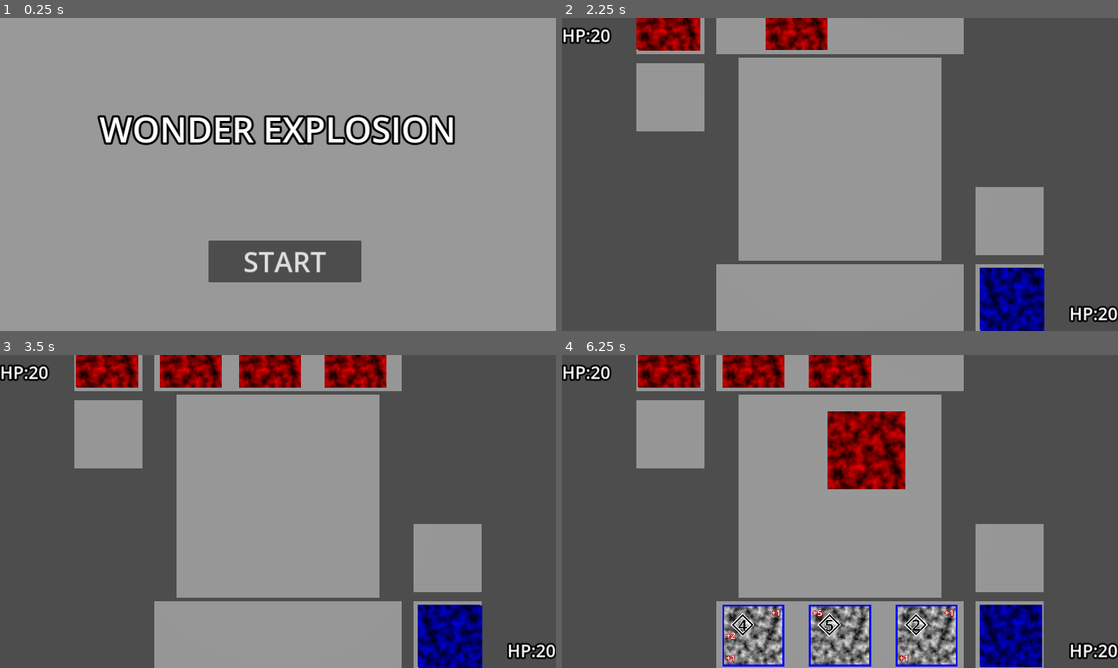
Above: before the commit, frames 1-4 (two rows, left to right).
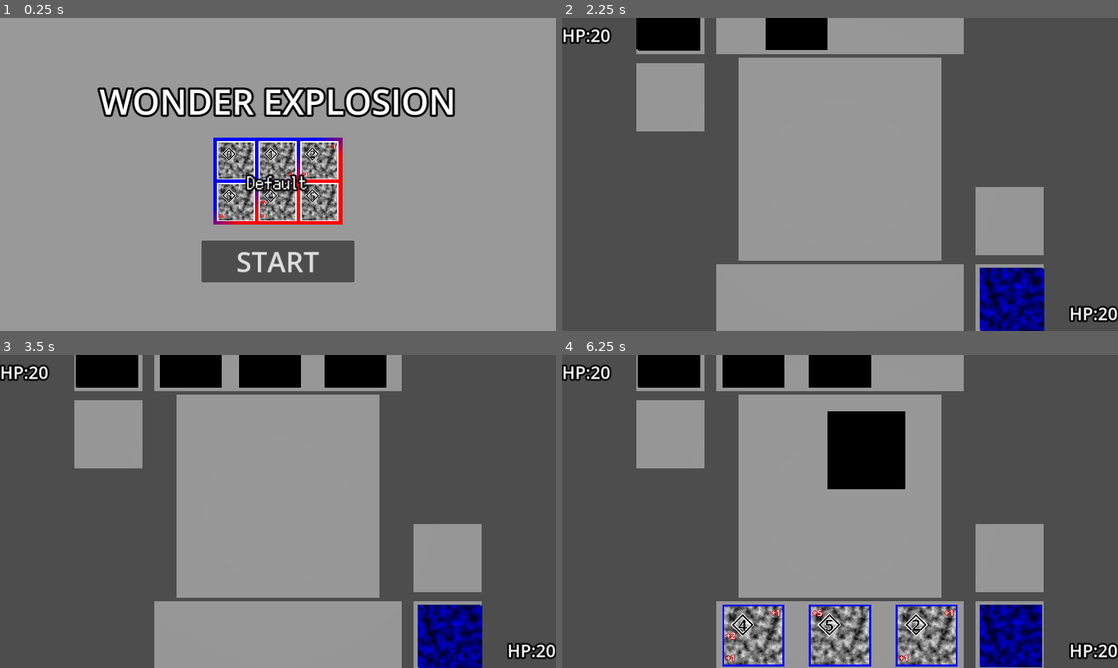
Above: after the commit, the same moments.

Repository: Juna-Idler/WonderExplosion
Game: Godot game, scene res://main.tscn
Two runs of this game, one before a commit and one after it. Both use one fixed random seed, a clock stepped at 60 frames per second and the inputs below.
Inputs (mouse positions are in pixels of both pictures, inside the frame that each line leads up to):
- Up to frame 1 (0.25 s): no input
- Up to frame 2 (2.25 s): click (840, 180) at 0.52 s; click (595, 30) at 1.25 s, where only the run after the commit has a clickable "BACK"; click "START" at 2 s
- Up to frame 3 (3.5 s): move the mouse to (400, 495) at 2.77 s; click (400, 495) at 2.92 s
- Up to frame 4 (6.25 s): drag from (728, 527) to (812, 574) at 3.52 s; move the mouse to (895, 442) at 4.27 s; click (895, 442) at 4.42 s; drag from (812, 574) to (673, 464) at 5.02 s; move the mouse to (1006, 558) at 5.77 s; click (1006, 558) at 5.92 s

The runs differ from the first frame. In frame 1, 14% of the frame differs, in the area x 17-82%, y 22-85%; in frame 2, 2.3%; in frame 3, 4.6%; in frame 4, 7.0%.

Commit message:
デッキ編集をできるように

Diff:
--- a/arrow.gd
+++ /dev/null
@@ -1,21 +0,0 @@
-@tool
-
-extends Node3D
-
-@onready var mesh_instance_3d := $MeshInstance3D
-
-
-
-
-# Called when the node enters the scene tree for the first time.
-func _ready():
-	var material := mesh_instance_3d.get_active_material(0) as StandardMaterial3D
-	material.albedo_texture = $SubViewport.get_texture()
-	pass # Replace with function body.
-
-
-func set_origin_and_target(origin : Vector3,target : Vector3):
-	scale.z = (target - origin).length()
-	position = (origin + target) / 2
-	look_at(target)
-	pass
--- a/build/build.gd
+++ b/build/build.gd
@@ -1,7 +1,10 @@
 extends Panel
 
+signal back_button_pressed
+signal request_save(deck : Deck)
+
 const DRAGGABLE_ITEM = preload("res://build/draggable_item.tscn")
-const CARD_TEXTURE = preload("res://match/card_texture.tscn")
+const CARD_TEXTURE = preload("res://card/card_texture.tscn")
 
 @onready var item_list : ItemList = %ItemList
 
@@ -13,12 +16,14 @@
 @onready var deck_list : GridContainer = %DeckList
 
 @onready var mover : TextureRect = %Mover
+@onready var deck_name = %DeckName
+
+@onready var primary_color = %PrimaryColor
+@onready var secondary_color = %SecondaryColor
 
 
 # Called when the node enters the scene tree for the first time.
 func _ready():
-	var deck := Deck.new("no name",[1,2,3,4,5,6],Color.BLUE,Color.RED)
-	initialize(deck)
 	pass # Replace with function body.
 
 
@@ -37,17 +42,22 @@
 	item_list.select(1)
 	initialize_pack_card_list(1)
 
+	for c in deck_list.get_children():
+		deck_list.remove_child(c)
+		c.queue_free()
 	for d in deck.cards:
 		deck_list.add_child(create_draggable_item(d))
+
+	primary_color.color = deck.primary_color
+	secondary_color.color = deck.secondary_color
 
 
 func get_texture(id : int):
 	if not card_textures.has(id):
 		var data := Global.card_list.get_card_data(id)
-		var card_data := Mechanics.CardData.new(data.id,data.power,data.arrows)
 		var texture := CARD_TEXTURE.instantiate()
 		add_child(texture)
-		texture.initialize(card_data,Color.WHITE,null,false)
+		texture.initialize(data,Color.WHITE,null,false)
 		card_textures[id] = texture.get_texture()
 	return card_textures[id]
 
@@ -126,3 +136,20 @@
 	mover.hide()
 	_self.modulate.a = 1.0
 	pass
+
+
+
+func _on_back_button_pressed():
+	back_button_pressed.emit()
+
+
+func _on_save_button_pressed():
+	if deck_list.get_child_count() != 6:
+		return
+	var cards : Array[int] = []
+	for c in deck_list.get_children():
+		cards.append(c.get_meta("card_id"))
+	var p_color : Color = primary_color.color
+	var s_color : Color = secondary_color.color
+	var deck := Deck.new(deck_name.text,cards,p_color,s_color)
+	request_save.emit(deck)
--- a/build/build.tscn
+++ b/build/build.tscn
@@ -1,6 +1,10 @@
-[gd_scene load_steps=2 format=3 uid="uid://dodisf11p0r2g"]
+[gd_scene load_steps=4 format=3 uid="uid://dodisf11p0r2g"]
 
 [ext_resource type="Script" path="res://build/build.gd" id="1_xo1ub"]
+[ext_resource type="FontFile" uid="uid://djqpighd30oc5" path="res://font/PixelMplus12-Regular.ttf" id="2_tda1v"]
+
+[sub_resource type="StyleBoxFlat" id="StyleBoxFlat_jp8n0"]
+bg_color = Color(0.223529, 0.223529, 0.223529, 1)
 
 [node name="Build" type="Panel"]
 anchors_preset = 15
@@ -8,41 +12,77 @@
 anchor_bottom = 1.0
 grow_horizontal = 2
 grow_vertical = 2
+theme_override_styles/panel = SubResource("StyleBoxFlat_jp8n0")
 script = ExtResource("1_xo1ub")
 
-[node name="HBoxContainer" type="HBoxContainer" parent="."]
+[node name="MarginContainer" type="MarginContainer" parent="."]
 layout_mode = 1
 anchors_preset = 15
 anchor_right = 1.0
 anchor_bottom = 1.0
-offset_left = 16.0
-offset_top = 72.0
-offset_right = -16.0
-offset_bottom = -15.0
 grow_horizontal = 2
 grow_vertical = 2
+theme_override_constants/margin_left = 8
+theme_override_constants/margin_top = 8
+theme_override_constants/margin_right = 8
+theme_override_constants/margin_bottom = 8
 
-[node name="ItemList" type="ItemList" parent="HBoxContainer"]
+[node name="VBoxContainer" type="VBoxContainer" parent="MarginContainer"]
+layout_mode = 2
+theme_override_constants/separation = 8
+
+[node name="Header" type="HBoxContainer" parent="MarginContainer/VBoxContainer"]
+layout_mode = 2
+size_flags_vertical = 4
+theme_override_constants/separation = 32
+
+[node name="BackButton" type="Button" parent="MarginContainer/VBoxContainer/Header"]
+custom_minimum_size = Vector2(128, 48)
+layout_mode = 2
+theme_override_font_sizes/font_size = 24
+text = "BACK"
+
+[node name="DeckName" type="LineEdit" parent="MarginContainer/VBoxContainer/Header"]
 unique_name_in_owner = true
 layout_mode = 2
 size_flags_horizontal = 3
-theme_override_font_sizes/font_size = 40
+theme_override_fonts/font = ExtResource("2_tda1v")
+theme_override_font_sizes/font_size = 24
+text = "DECK_NAME"
+alignment = 1
+
+[node name="SaveButton" type="Button" parent="MarginContainer/VBoxContainer/Header"]
+custom_minimum_size = Vector2(128, 48)
+layout_mode = 2
+theme_override_font_sizes/font_size = 24
+text = "SAVE"
+
+[node name="HBoxContainer" type="HBoxContainer" parent="MarginContainer/VBoxContainer"]
+layout_mode = 2
+size_flags_vertical = 3
+
+[node name="ItemList" type="ItemList" parent="MarginContainer/VBoxContainer/HBoxContainer"]
+unique_name_in_owner = true
+layout_mode = 2
+size_flags_horizontal = 3
+theme_override_fonts/font = ExtResource("2_tda1v")
+theme_override_font_sizes/font_size = 24
 text_overrun_behavior = 0
 
-[node name="ScrollContainer" type="ScrollContainer" parent="HBoxContainer"]
+[node name="ScrollContainer" type="ScrollContainer" parent="MarginContainer/VBoxContainer/HBoxContainer"]
 layout_mode = 2
 size_flags_horizontal = 6
 horizontal_scroll_mode = 0
 vertical_scroll_mode = 2
 
-[node name="MarginContainer" type="MarginContainer" parent="HBoxContainer/ScrollContainer"]
+[node name="MarginContainer" type="MarginContainer" parent="MarginContainer/VBoxContainer/HBoxContainer/ScrollContainer"]
 layout_mode = 2
 theme_override_constants/margin_left = 4
 theme_override_constants/margin_top = 4
 theme_override_constants/margin_right = 4
 theme_override_constants/margin_bottom = 4
 
-[node name="PackList" type="GridContainer" parent="HBoxContainer/ScrollContainer/MarginContainer"]
+[node name="PackList" type="GridContainer" parent="MarginContainer/VBoxContainer/HBoxContainer/ScrollContainer/MarginContainer"]
 unique_name_in_owner = true
 custom_minimum_size = Vector2(440, 440)
 layout_mode = 2
@@ -52,15 +92,15 @@
 theme_override_constants/v_separation = 4
 columns = 3
 
-[node name="MarginContainer" type="MarginContainer" parent="HBoxContainer"]
+[node name="MarginContainer" type="MarginContainer" parent="MarginContainer/VBoxContainer/HBoxContainer"]
 layout_mode = 2
 theme_override_constants/margin_left = 8
 theme_override_constants/margin_right = 8
 
-[node name="VBoxContainer" type="VBoxContainer" parent="HBoxContainer/MarginContainer"]
+[node name="VBoxContainer" type="VBoxContainer" parent="MarginContainer/VBoxContainer/HBoxContainer/MarginContainer"]
 layout_mode = 2
 
-[node name="DeckList" type="GridContainer" parent="HBoxContainer/MarginContainer/VBoxContainer"]
+[node name="DeckList" type="GridContainer" parent="MarginContainer/VBoxContainer/HBoxContainer/MarginContainer/VBoxContainer"]
 unique_name_in_owner = true
 custom_minimum_size = Vector2(296, 448)
 layout_mode = 2
@@ -69,30 +109,21 @@
 theme_override_constants/v_separation = 8
 columns = 2
 
-[node name="HBoxContainer" type="HBoxContainer" parent="HBoxContainer/MarginContainer/VBoxContainer"]
+[node name="HBoxContainer" type="HBoxContainer" parent="MarginContainer/VBoxContainer/HBoxContainer/MarginContainer/VBoxContainer"]
 layout_mode = 2
 size_flags_vertical = 3
 
-[node name="PrimaryColor" type="ColorPickerButton" parent="HBoxContainer/MarginContainer/VBoxContainer/HBoxContainer"]
+[node name="PrimaryColor" type="ColorPickerButton" parent="MarginContainer/VBoxContainer/HBoxContainer/MarginContainer/VBoxContainer/HBoxContainer"]
 unique_name_in_owner = true
 layout_mode = 2
 size_flags_horizontal = 3
 color = Color(0, 0, 1, 1)
 
-[node name="SecondaryColor" type="ColorPickerButton" parent="HBoxContainer/MarginContainer/VBoxContainer/HBoxContainer"]
+[node name="SecondaryColor" type="ColorPickerButton" parent="MarginContainer/VBoxContainer/HBoxContainer/MarginContainer/VBoxContainer/HBoxContainer"]
 unique_name_in_owner = true
 layout_mode = 2
 size_flags_horizontal = 3
 color = Color(1, 0, 0, 1)
-
-[node name="Button" type="Button" parent="."]
-layout_mode = 0
-offset_left = 8.0
-offset_top = 8.0
-offset_right = 184.0
-offset_bottom = 56.0
-theme_override_font_sizes/font_size = 24
-text = "BACK"
 
 [node name="Mover" type="TextureRect" parent="."]
 unique_name_in_owner = true
@@ -103,4 +134,6 @@
 expand_mode = 2
 stretch_mode = 4
 
-[connection signal="item_selected" from="HBoxContainer/ItemList" to="." method="_on_item_list_item_selected"]
+[connection signal="pressed" from="MarginContainer/VBoxContainer/Header/BackButton" to="." method="_on_back_button_pressed"]
+[connection signal="pressed" from="MarginContainer/VBoxContainer/Header/SaveButton" to="." method="_on_save_button_pressed"]
+[connection signal="item_selected" from="MarginContainer/VBoxContainer/HBoxContainer/ItemList" to="." method="_on_item_list_item_selected"]
--- a/match/card_face.gd
+++ b/card/card_face.gd
@@ -7,12 +7,12 @@
 
 
 
-func initialize(card_data : Mechanics.CardData,color : Color,texture : Texture2D,opponent : bool):
+func initialize(card_data : CardList.CardData,color : Color,texture : Texture2D,opponent : bool):
 	%LabelPower.text = str(card_data.power)
 
 	var leak_labels := [%Label2,%Label3,%Label5,%Label8,%Label7,%Label6,%Label4,%Label1]
 	for i in 8:
-		var l := card_data.leaks[i]
+		var l := card_data.arrows[i]
 		if l > 0:
 			leak_labels[i].text = "+%d" % l
 		elif l < 0:
--- a/match/card_face.tscn
+++ b/card/card_face.tscn
@@ -1,6 +1,6 @@
 [gd_scene load_steps=6 format=3 uid="uid://bmi7qw71mvsry"]
 
-[ext_resource type="Script" path="res://match/card_face.gd" id="1_2tdc2"]
+[ext_resource type="Script" path="res://card/card_face.gd" id="1_2tdc2"]
 
 [sub_resource type="FastNoiseLite" id="FastNoiseLite_w5kr0"]
 
--- a/match/card_texture.gd
+++ b/card/card_texture.gd
@@ -2,12 +2,12 @@
 
 class_name CardTexture
 
-var data : Mechanics.CardData
+var data : CardList.CardData
 
 @onready var card_face = $CardFace
 
 
-func initialize(card_data : Mechanics.CardData,color : Color,texture : Texture2D,opponent : bool):
+func initialize(card_data : CardList.CardData,color : Color,texture : Texture2D,opponent : bool):
 	assert(card_data != null)
 	data = card_data
 	card_face.initialize(card_data,color,texture,opponent)
--- /dev/null
+++ b/card/card_texture.tscn
@@ -0,0 +1,10 @@
+[gd_scene load_steps=3 format=3 uid="uid://cd6qmuwn8r43s"]
+
+[ext_resource type="Script" path="res://card/card_texture.gd" id="1_mffnr"]
+[ext_resource type="PackedScene" uid="uid://bmi7qw71mvsry" path="res://card/card_face.tscn" id="2_t8d3s"]
+
+[node name="CardTexture" type="SubViewport"]
+render_target_update_mode = 1
+script = ExtResource("1_mffnr")
+
+[node name="CardFace" parent="." instance=ExtResource("2_t8d3s")]
--- /dev/null
+++ b/card/deck_set_label.gd
@@ -0,0 +1,28 @@
+extends Control
+
+class_name DeckSetLabel
+
+var deck_set : Deck
+
+@onready var texture_rect = $TextureRect
+@onready var faces := [$CardFace1, $CardFace2, $CardFace3, $CardFace4, $CardFace5, $CardFace6]
+@onready var label = $Label
+
+func initialize(deck : Deck):
+	deck_set = deck
+	for i in deck_set.cards.size():
+		faces[i].initialize(Global.card_list.get_card_data(deck_set.cards[i]),Color.WHITE,null,false)
+	label.text = deck_set.name
+	var texture := texture_rect.texture as GradientTexture2D
+	texture.gradient.colors[0] = deck_set.primary_color
+	texture.gradient.colors[1] = deck_set.secondary_color
+
+
+# Called when the node enters the scene tree for the first time.
+func _ready():
+	pass # Replace with function body.
+
+
+# Called every frame. 'delta' is the elapsed time since the previous frame.
+func _process(delta):
+	pass
--- /dev/null
+++ b/card/deck_set_label.tscn
@@ -0,0 +1,96 @@
+[gd_scene load_steps=7 format=3 uid="uid://dv8kqsra7qku1"]
+
+[ext_resource type="Script" path="res://card/deck_set_label.gd" id="1_37d6c"]
+[ext_resource type="PackedScene" uid="uid://bmi7qw71mvsry" path="res://card/card_face.tscn" id="1_uma2h"]
+[ext_resource type="FontFile" uid="uid://djqpighd30oc5" path="res://font/PixelMplus12-Regular.ttf" id="2_40u0y"]
+
+[sub_resource type="Gradient" id="Gradient_m5dxg"]
+resource_local_to_scene = true
+offsets = PackedFloat32Array(0.4, 0.6)
+
+[sub_resource type="GradientTexture2D" id="GradientTexture2D_ber1i"]
+resource_local_to_scene = true
+gradient = SubResource("Gradient_m5dxg")
+width = 48
+height = 32
+fill_to = Vector2(1, 1)
+
+[sub_resource type="LabelSettings" id="LabelSettings_7bqas"]
+font = ExtResource("2_40u0y")
+font_size = 40
+outline_size = 16
+outline_color = Color(0, 0, 0, 1)
+
+[node name="DeckSetLabel" type="Control"]
+layout_mode = 3
+anchors_preset = 0
+offset_right = 298.0
+offset_bottom = 200.0
+script = ExtResource("1_37d6c")
+
+[node name="TextureRect" type="TextureRect" parent="."]
+layout_mode = 1
+anchors_preset = 15
+anchor_right = 1.0
+anchor_bottom = 1.0
+grow_horizontal = 2
+grow_vertical = 2
+texture = SubResource("GradientTexture2D_ber1i")
+
+[node name="CardFace1" parent="." instance=ExtResource("1_uma2h")]
+layout_mode = 2
+offset_left = 8.0
+offset_top = 8.0
+offset_right = 520.0
+offset_bottom = 520.0
+scale = Vector2(0.171, 0.171)
+
+[node name="CardFace2" parent="." instance=ExtResource("1_uma2h")]
+layout_mode = 2
+offset_left = 104.0
+offset_top = 8.0
+offset_right = 616.0
+offset_bottom = 520.0
+scale = Vector2(0.171, 0.171)
+
+[node name="CardFace3" parent="." instance=ExtResource("1_uma2h")]
+layout_mode = 2
+offset_left = 200.0
+offset_top = 8.0
+offset_right = 712.0
+offset_bottom = 520.0
+scale = Vector2(0.171, 0.171)
+
+[node name="CardFace4" parent="." instance=ExtResource("1_uma2h")]
+layout_mode = 2
+offset_left = 8.0
+offset_top = 104.0
+offset_right = 520.0
+offset_bottom = 616.0
+scale = Vector2(0.171, 0.171)
+
+[node name="CardFace5" parent="." instance=ExtResource("1_uma2h")]
+layout_mode = 2
+offset_left = 104.0
+offset_top = 104.0
+offset_right = 616.0
+offset_bottom = 616.0
+scale = Vector2(0.171, 0.171)
+
+[node name="CardFace6" parent="." instance=ExtResource("1_uma2h")]
+layout_mode = 1
+offset_left = 200.0
+offset_top = 104.0
+offset_right = 712.0
+offset_bottom = 616.0
+scale = Vector2(0.171, 0.171)
+
+[node name="Label" type="Label" parent="."]
+layout_mode = 0
+offset_top = 80.0
+offset_right = 296.0
+offset_bottom = 124.0
+text = "DeckName"
+label_settings = SubResource("LabelSettings_7bqas")
+horizontal_alignment = 1
+vertical_alignment = 1
--- a/main.gd
+++ b/main.gd
@@ -1,13 +1,23 @@
 extends Node
 
-@onready var canvas_layer = $CanvasLayer
+@onready var title_layer = $TitleLayer
+@onready var build_layer = $BuildLayer
 
 @onready var match_scene = $Match
+@onready var build = %Build
+@onready var deck_set_label = %DeckSetLabel
 
+var player_name : String = "no name"
+var player_deck : Deck
+
+var offline_server := OfflineServer.new()
 
 # Called when the node enters the scene tree for the first time.
 func _ready():
+	player_deck = Deck.new("Default",[1,2,3,4,5,6],Color.BLUE,Color.RED)
+	deck_set_label.initialize(player_deck)
 	match_scene.set_process(false)
+	build.set_process(false)
 	pass # Replace with function body.
 
 
@@ -18,11 +28,32 @@
 
 
 func _on_button_pressed():
+	offline_server.initialize(player_name,player_deck.cards,player_deck.cards,
+			[player_deck.primary_color,player_deck.secondary_color],[Color.BLACK,Color.WHITE])
 	match_scene.set_process(true)
-	match_scene.initialize()
-	canvas_layer.hide()
+	match_scene.initialize(offline_server)
+	title_layer.hide()
 
 
 func _on_match_requested_return():
 	match_scene.set_process(false)
-	canvas_layer.show()
+	title_layer.show()
+
+
+func _on_build_button_pressed():
+	build.set_process(true)
+	build.initialize(player_deck)
+	build_layer.show()
+	title_layer.hide()
+
+
+
+func _on_build_back_button_pressed():
+	build.set_process(false)
+	build_layer.hide()
+	title_layer.show()
+
+
+func _on_build_request_save(deck):
+	player_deck = deck
+	deck_set_label.initialize(deck)
--- a/main.tscn
+++ b/main.tscn
@@ -1,7 +1,9 @@
-[gd_scene load_steps=5 format=3 uid="uid://ce5b5klmdhdr4"]
+[gd_scene load_steps=7 format=3 uid="uid://ce5b5klmdhdr4"]
 
 [ext_resource type="Script" path="res://main.gd" id="1_27b52"]
+[ext_resource type="PackedScene" uid="uid://dv8kqsra7qku1" path="res://card/deck_set_label.tscn" id="2_3d5r5"]
 [ext_resource type="PackedScene" uid="uid://deuihfhsutpe0" path="res://match/match.tscn" id="2_khl68"]
+[ext_resource type="PackedScene" uid="uid://dodisf11p0r2g" path="res://build/build.tscn" id="3_5m2bk"]
 
 [sub_resource type="StyleBoxFlat" id="StyleBoxFlat_qbpmg"]
 
@@ -13,10 +15,10 @@
 [node name="Main" type="Node"]
 script = ExtResource("1_27b52")
 
-[node name="CanvasLayer" type="CanvasLayer" parent="."]
+[node name="TitleLayer" type="CanvasLayer" parent="."]
 layer = 10
 
-[node name="Panel" type="Panel" parent="CanvasLayer"]
+[node name="Panel" type="Panel" parent="TitleLayer"]
 anchors_preset = 15
 anchor_right = 1.0
 anchor_bottom = 1.0
@@ -24,7 +26,7 @@
 grow_vertical = 2
 theme_override_styles/panel = SubResource("StyleBoxFlat_qbpmg")
 
-[node name="Label" type="Label" parent="CanvasLayer/Panel"]
+[node name="Label" type="Label" parent="TitleLayer/Panel"]
 layout_mode = 1
 anchors_preset = 8
 anchor_left = 0.5
@@ -32,9 +34,9 @@
 anchor_right = 0.5
 anchor_bottom = 0.5
 offset_left = -448.0
-offset_top = -168.0
+offset_top = -232.0
 offset_right = 448.0
-offset_bottom = -40.0
+offset_bottom = -104.0
 grow_horizontal = 2
 grow_vertical = 2
 text = "WONDER EXPLOSION"
@@ -42,23 +44,67 @@
 horizontal_alignment = 1
 vertical_alignment = 1
 
-[node name="Button" type="Button" parent="CanvasLayer/Panel"]
+[node name="Button" type="Button" parent="TitleLayer/Panel"]
 layout_mode = 1
 anchors_preset = 8
 anchor_left = 0.5
 anchor_top = 0.5
 anchor_right = 0.5
 anchor_bottom = 0.5
-offset_left = -160.0
+offset_left = -176.0
 offset_top = 152.0
-offset_right = 192.0
+offset_right = 176.0
 offset_bottom = 248.0
 grow_horizontal = 2
 grow_vertical = 2
 theme_override_font_sizes/font_size = 64
 text = "START"
 
+[node name="Deck" type="Control" parent="TitleLayer/Panel"]
+anchors_preset = 0
+offset_left = 488.0
+offset_top = 272.0
+offset_right = 792.0
+offset_bottom = 480.0
+
+[node name="DeckSetLabel" parent="TitleLayer/Panel/Deck" instance=ExtResource("2_3d5r5")]
+unique_name_in_owner = true
+layout_mode = 1
+anchors_preset = 8
+anchor_left = 0.5
+anchor_top = 0.5
+anchor_right = 0.5
+anchor_bottom = 0.5
+offset_left = -149.0
+offset_top = -100.0
+offset_right = 149.0
+offset_bottom = 100.0
+grow_horizontal = 2
+grow_vertical = 2
+metadata/_edit_lock_ = true
+
+[node name="BuildButton" type="Button" parent="TitleLayer/Panel/Deck"]
+unique_name_in_owner = true
+layout_mode = 1
+anchors_preset = 15
+anchor_right = 1.0
+anchor_bottom = 1.0
+grow_horizontal = 2
+grow_vertical = 2
+flat = true
+metadata/_edit_lock_ = true
+
 [node name="Match" parent="." instance=ExtResource("2_khl68")]
 
-[connection signal="pressed" from="CanvasLayer/Panel/Button" to="." method="_on_button_pressed"]
+[node name="BuildLayer" type="CanvasLayer" parent="."]
+layer = 10
+visible = false
+
+[node name="Build" parent="BuildLayer" instance=ExtResource("3_5m2bk")]
+unique_name_in_owner = true
+
+[connection signal="pressed" from="TitleLayer/Panel/Button" to="." method="_on_button_pressed"]
+[connection signal="pressed" from="TitleLayer/Panel/Deck/BuildButton" to="." method="_on_build_button_pressed"]
 [connection signal="requested_return" from="Match" to="." method="_on_match_requested_return"]
+[connection signal="back_button_pressed" from="BuildLayer/Build" to="." method="_on_build_back_button_pressed"]
+[connection signal="request_save" from="BuildLayer/Build" to="." method="_on_build_request_save"]
--- a/match/card.gd
+++ b/match/card.gd
@@ -2,7 +2,7 @@
 
 class_name Card
 
-var data : Mechanics.CardData = null
+var data : CardList.CardData = null
 
 var tween : Tween
 
@@ -25,7 +25,7 @@
 	if opponent:
 		label_3d.rotation.y = -PI
 
-func set_open_data(card_data : Mechanics.CardData,texture : Texture2D):
+func set_open_data(card_data : CardList.CardData,texture : Texture2D):
 	data = card_data
 	var material := $FrontSide.material_override as StandardMaterial3D
 	material.albedo_texture = texture
--- a/match/card_texture.tscn
+++ /dev/null
@@ -1,10 +0,0 @@
-[gd_scene load_steps=3 format=3 uid="uid://cd6qmuwn8r43s"]
-
-[ext_resource type="Script" path="res://match/card_texture.gd" id="1_wjvyp"]
-[ext_resource type="PackedScene" uid="uid://bmi7qw71mvsry" path="res://match/card_face.tscn" id="2_k8mph"]
-
-[node name="CardTexture" type="SubViewport"]
-render_target_update_mode = 1
-script = ExtResource("1_wjvyp")
-
-[node name="CardFace" parent="." instance=ExtResource("2_k8mph")]
--- a/match/conflict_effect.gd
+++ b/match/conflict_effect.gd
@@ -7,6 +7,10 @@
 @onready var my_force = $MyForce
 @onready var rival_force = $RivalForce
 @onready var draw = $Draw
+
+func set_color(my_color : Color,rival_color : Color):
+	my_force.mesh.material.albedo_color = my_color
+	rival_force.mesh.material.albedo_color = rival_color
 
 
 func play_win():
--- a/match/match.gd
+++ b/match/match.gd
@@ -31,18 +31,22 @@
 
 
 
-func initialize():
+func initialize(server : IGameServer):
 	%ResultMessage.hide()
 	%ReturnButton.hide()
 
-	var offline_server := OfflineServer.new()
-	offline_server.initialize([1,2,3,4,5,6],[1,2,3,4,5,6])
-	game_server = offline_server
+	game_server = server
+
 
 	var first_data := await game_server._send_ready_async()
 
-	client_player.initialize("",first_data.my_deck,Color.BLUE,rival)
-	rival.initialize_unknown("",Color.RED,client_player,true)
+	var my_color := first_data.my_colors[0]
+	var rival_color := first_data.rival_colors[0]
+
+	client_player.initialize(first_data.my_name,first_data.my_deck,my_color,rival)
+	rival.initialize_unknown(first_data.rival_name,rival_color,client_player,true)
+
+	conflict_effect.set_color(my_color,rival_color)
 
 	client_player.life_changed.connect(func(life):
 		my_hp.text = "HP:" + str(life)
@@ -50,7 +54,6 @@
 	rival.life_changed.connect(func(life):
 		rival_hp.text = "HP:" + str(life)
 	)
-
 
 	player_number = first_data.player_number
 	field.set_front_side_player(client_player,player_number == 1)
--- a/match/player.gd
+++ b/match/player.gd
@@ -4,7 +4,7 @@
 
 signal life_changed(life : int)
 
-const CardTexture = preload("res://match/card_texture.tscn")
+const CardTexture = preload("res://card/card_texture.tscn")
 
 const HANDAREA_SIZE := Vector2(4.0,1.1)
 const CARD_WIDTH := 1.0
@@ -192,10 +192,9 @@
 
 func _set_card_texture(card : Card,card_id : int):
 	var data := Global.card_list.get_card_data(card_id)
-	var card_data := Mechanics.CardData.new(data.id,data.power,data.arrows)
 	if not card_textures.has(card_id):
 		var ct := CardTexture.instantiate()
 		add_child(ct)
-		ct.initialize(card_data,player_color,null,opponent_layout)
+		ct.initialize(data,player_color,null,opponent_layout)
 		card_textures[card_id] = ct
-	card.set_open_data(card_data,card_textures.get(card_id).get_texture())
+	card.set_open_data(data,card_textures.get(card_id).get_texture())
--- a/match/square.gd
+++ b/match/square.gd
@@ -20,6 +20,6 @@
 		return 0
 
 	if player == player_side:
-		return card.data.leaks[direction]
+		return card.data.arrows[direction]
 	else:
-		return card.data.leaks[(direction + 4) % 8]
+		return card.data.arrows[(direction + 4) % 8]
--- a/game_server.gd
+++ b/server/game_server.gd
@@ -3,11 +3,17 @@
 
 
 class FirstData:
+	var my_name : String
+	var rival_name : String
+
 	var my_deck : Array[int] # card id
 	var my_hand : Array[int] # deck index
 
 	var rival_deck_count : int #デッキの総数(通常6)
 	var rival_hand_count : int #手札の数(通常3)
+
+	var my_colors : Array[Color]
+	var rival_colors : Array[Color]
 
 	#先攻(1)か後攻(2)か
 	var player_number : int
--- a/offline_server.gd
+++ b/server/offline_server.gd
@@ -19,7 +19,12 @@
 	var card_data := Mechanics.CardData.new(data.id,data.power,data.arrows)
 	return card_data
 
-func initialize(my_card_list : Array[int],cpu_card_list : Array[int]) -> bool:
+func initialize(my_name : String,my_card_list : Array[int],cpu_card_list : Array[int],my_colors : Array[Color],cpu_colors : Array[Color]) -> bool:
+	first_data.my_name = my_name
+	first_data.rival_name = "random cpu"
+	first_data.my_colors = my_colors
+	first_data.rival_colors = cpu_colors
+
 	var my_deck : Array[Mechanics.CardData] = []
 	my_deck.assign(my_card_list.map(card_data_translate))
 	var cpu_deck : Array[Mechanics.CardData] = []
Binary file added: font/PixelMplus12-Regular.ttf
Not shown, added: font/PixelMplus12-Regular.ttf.import
Renamed: mechanics.gd -> server/mechanics.gd
Renamed: vs_cpu.gd -> server/vs_cpu.gd
